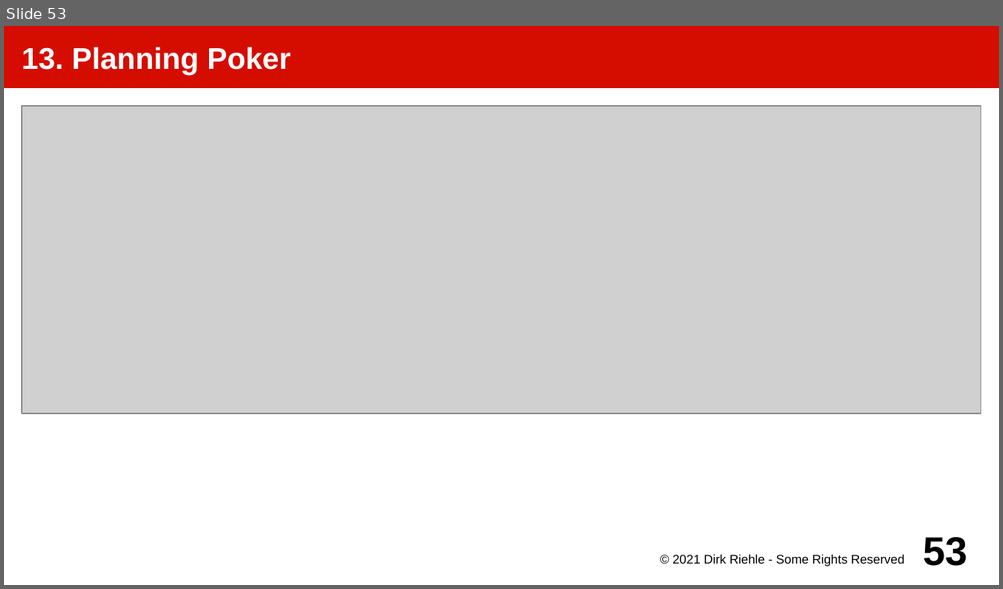
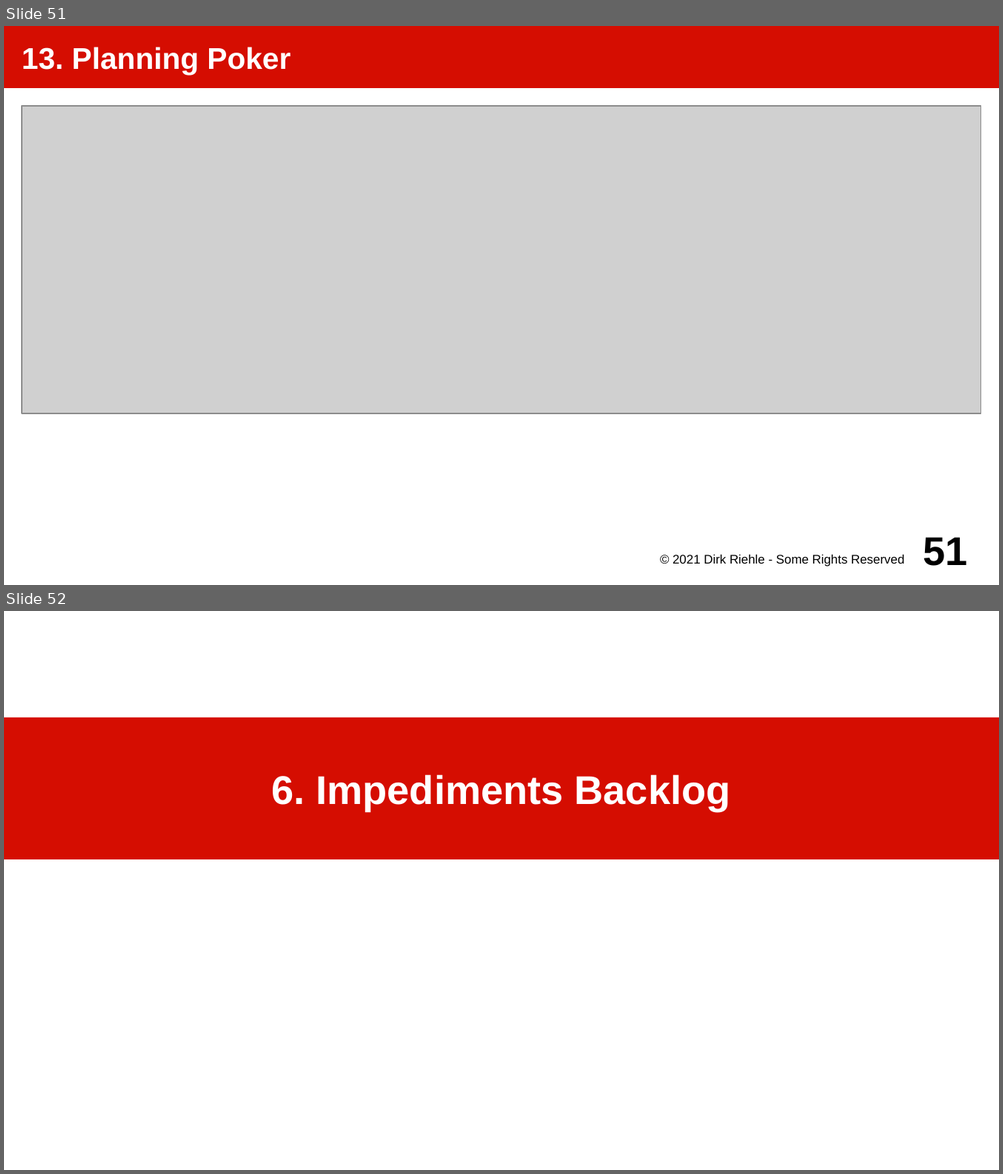
Before and after one commit to dirkriehle/amos-course, a slide deck: Lecture slides/AMOS A02 - Project Setup.odp. Shown one above the other, each under a label of ours: slide 53 before the commit, slides 51 and 52 after it. The pictures are 1003x589 and 1003x1174 pixels, drawn with LibreOffice and Linux fonts; fonts in the diff are those of the drawing; grey boxes stand for pictures. Boxes give left, top, right and bottom in pixels: in the first picture for what was removed or moved away, otherwise in the second. Text is boxed around its words. In the diff, an @@ line names an element or a change of style, - is before the commit and + after.

Commit message:
Migrating the impediments backlog out of the planning docs; first steps

```diff
--- a/Lecture slides/AMOS A02 - Project Setup.odp
+++ b/Lecture slides/AMOS A02 - Project Setup.odp
@@ slide 52 added at [4, 611, 999, 1170], background #FFFFFF @@
@@ title added at [4, 718, 999, 859], fill #D50D01, 32 pt, text #FFFFFF, bold @@
+6. Impediments Backlog
@@ what was slide 53 is now slide 51 @@
@@ page number at [923, 537, 967, 566]: text changed @@
-53
+51
```
Also in this commit, not shown: 4 slides changed, 1 other slide added, 1 other file.
